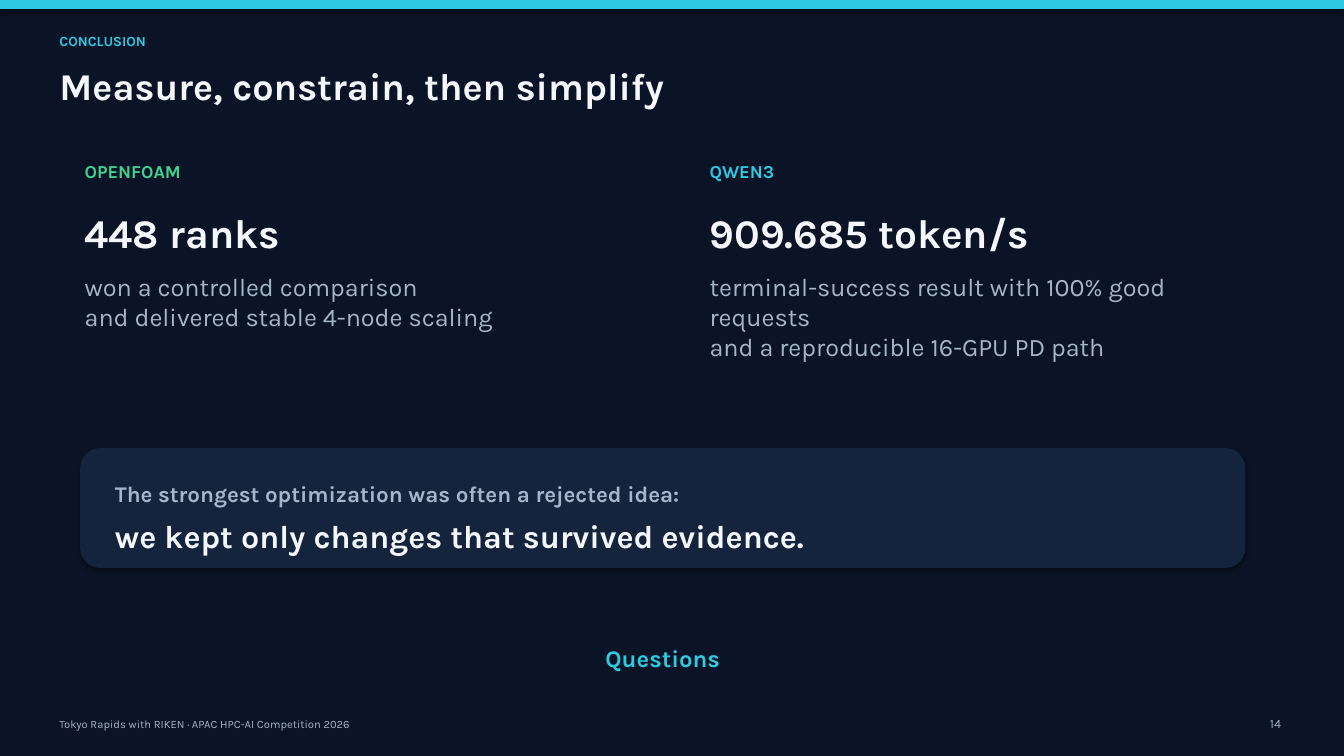
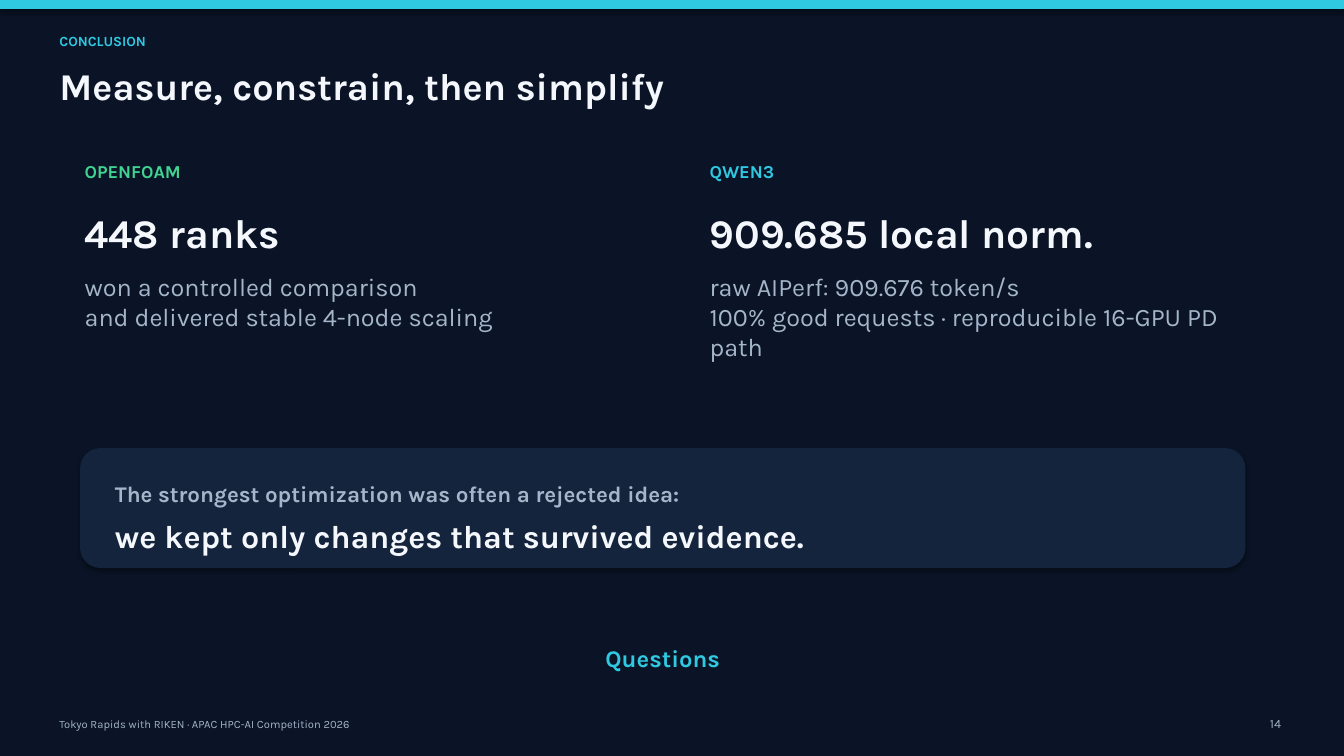
Before and after one commit to 2026-APAC-HPC-AI-Tokyo-Rapids/2_Qwen, a slide deck: slide 14 of presentation/team_presentation.pptx. Drawn at 1344x756 pixels with LibreOffice and Linux fonts; fonts in the diff are those of the drawing. Boxes give left, top, right and bottom in pixels: in the first picture for what was removed or moved away, otherwise in the second. Text is boxed around its words. In the diff, an @@ line names an element or a change of style, - is before the commit and + after.

Commit message:
[skip ci] Record controlled Qwen concurrency comparison
Preserve the successful Firmus concurrency-8 evidence from Actions 34734863213 and Slurm 17023 beside the terminal concurrency-16 result. The two full official-workload runs differ in the declared execution path only by concurrency, and the documentation records the observed 73.77% local-score increase while limiting the conclusion to one run per point.

Update the combined interview deck with the controlled comparison, correct OpenFOAM stage facts and Qwen score labels, remove causal overstatements, and repair the PPTX package metadata to 16:9 with 17 slides. Refresh the concurrency-16 evidence wording to distinguish the locally normalized score from raw AIPerf throughput.

```diff
--- a/presentation/team_presentation.pptx
+++ b/presentation/team_presentation.pptx
@@ text at [710, 220, 1093, 249]: text changed @@
-909.685 token/s
+909.685 local norm.
@@ text at [710, 277, 1218, 362]: text changed @@
-terminal-success result with 100% good requests
-and a reproducible 16-GPU PD path
+raw AIPerf: 909.676 token/s
+100% good requests · reproducible 16-GPU PD path
```
Also in this commit, not shown: 5 other slides changed, 1 slide added, 1 slide removed, 30 other files.
